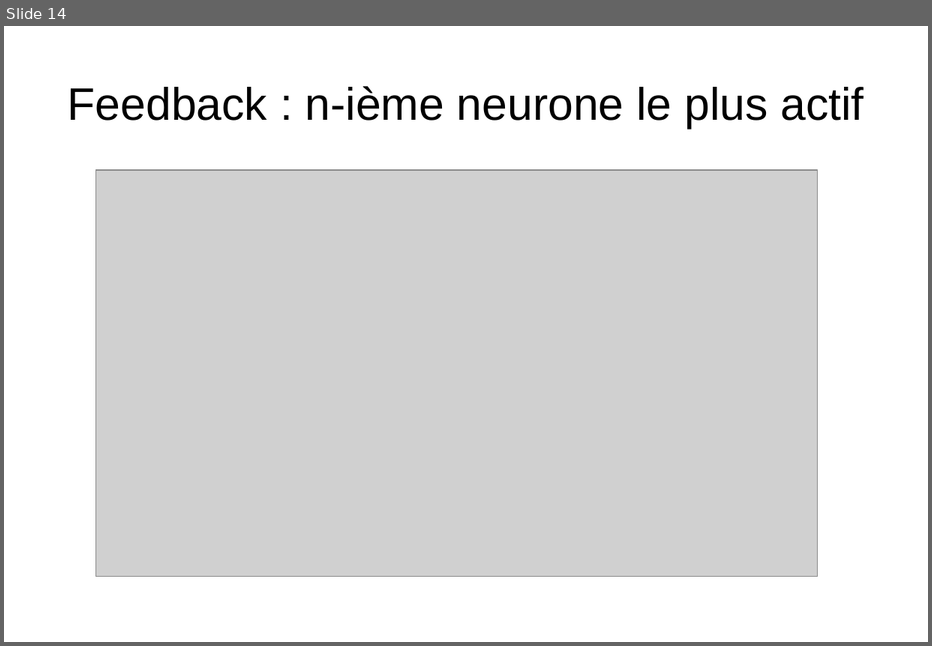
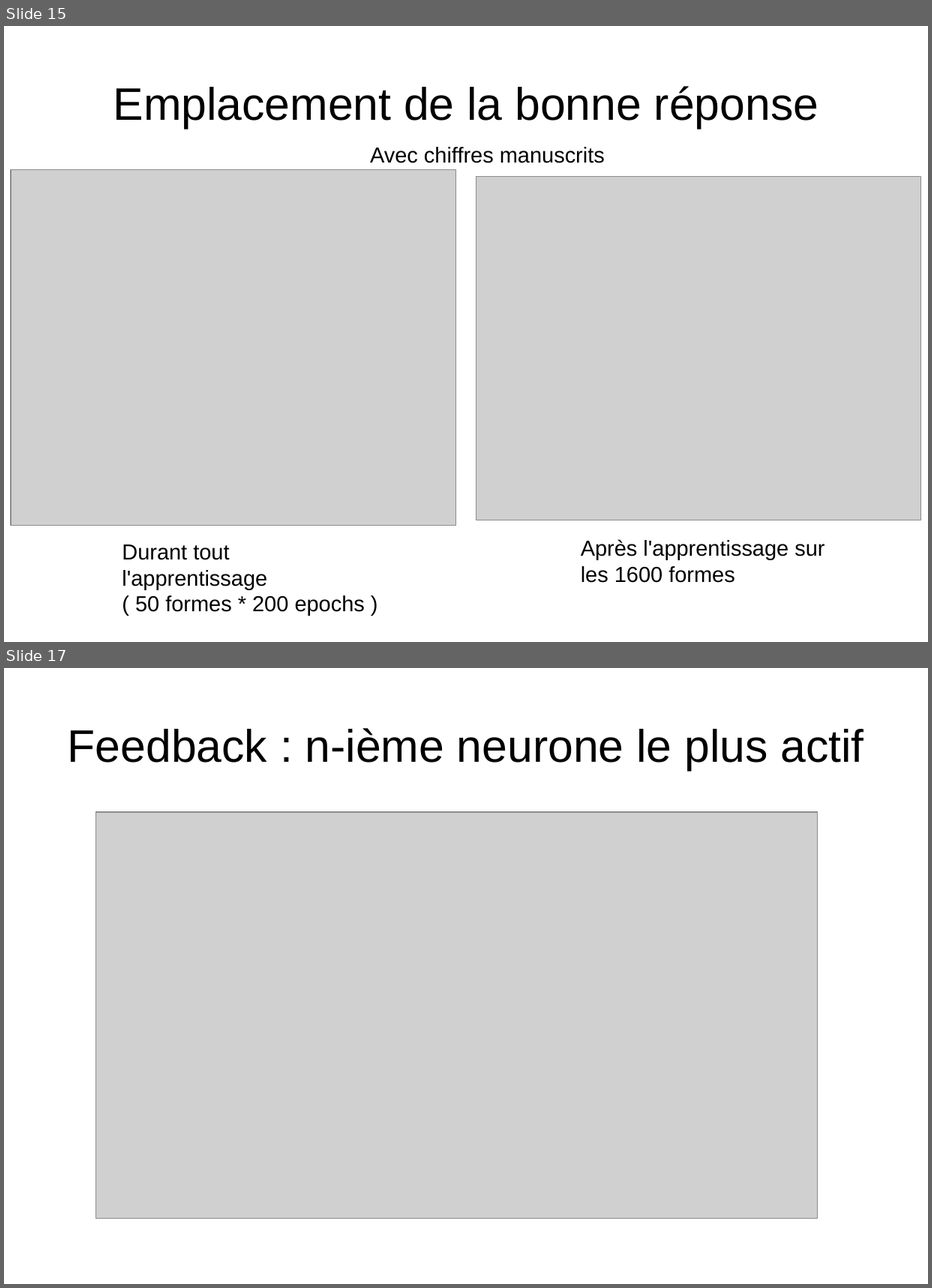
Before and after one commit to matthieu637/anne, a slide deck: exp/pre-presentation/pre-presentation.odp. Shown one above the other, each under a label of ours: slide 14 before the commit, slides 15 and 17 after it; the slides between them are not shown. The pictures are 932x646 and 932x1288 pixels, drawn with LibreOffice and Linux fonts; fonts in the diff are those of the drawing; grey boxes stand for pictures. Boxes give left, top, right and bottom in pixels: in the first picture for what was removed or moved away, otherwise in the second. Text is boxed around its words. In the diff, an @@ line names an element or a change of style, - is before the commit and + after.

```diff
--- a/exp/pre-presentation/pre-presentation.odp
+++ b/exp/pre-presentation/pre-presentation.odp
@@ slide 15 added at [4,26,928,642], background #FFFFFF @@
@@ title added at [114,86,818,129], 37.7 pt, text #000000 @@
+Emplacement de la bonne réponse
@@ text added at [370,147,605,163], 18 pt, text #000000 @@
+Avec chiffres manuscrits
@@ picture added at [11,169,456,525] @@
@@ picture added at [476,177,921,520] @@
@@ text added at [581,539,824,582], 18 pt, text #000000 @@
+Après l'apprentissage sur
+les 1600 formes
@@ text added at [122,544,365,616], 18 pt, text #000000 @@
+Durant tout l'apprentissage
+( 50 formes * 200 epochs )
@@ what was slide 14 is now slide 17 @@
```
Also in this commit, not shown: 11 slides changed, 5 other slides added, 2 slides removed, 1 other file.
